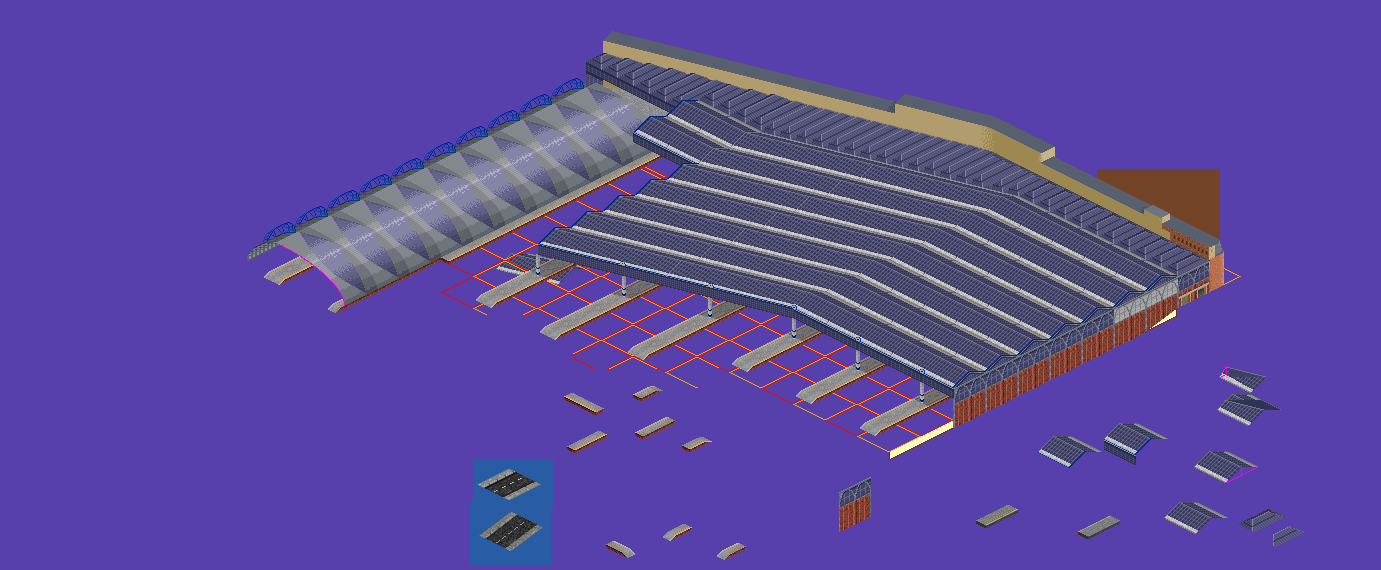
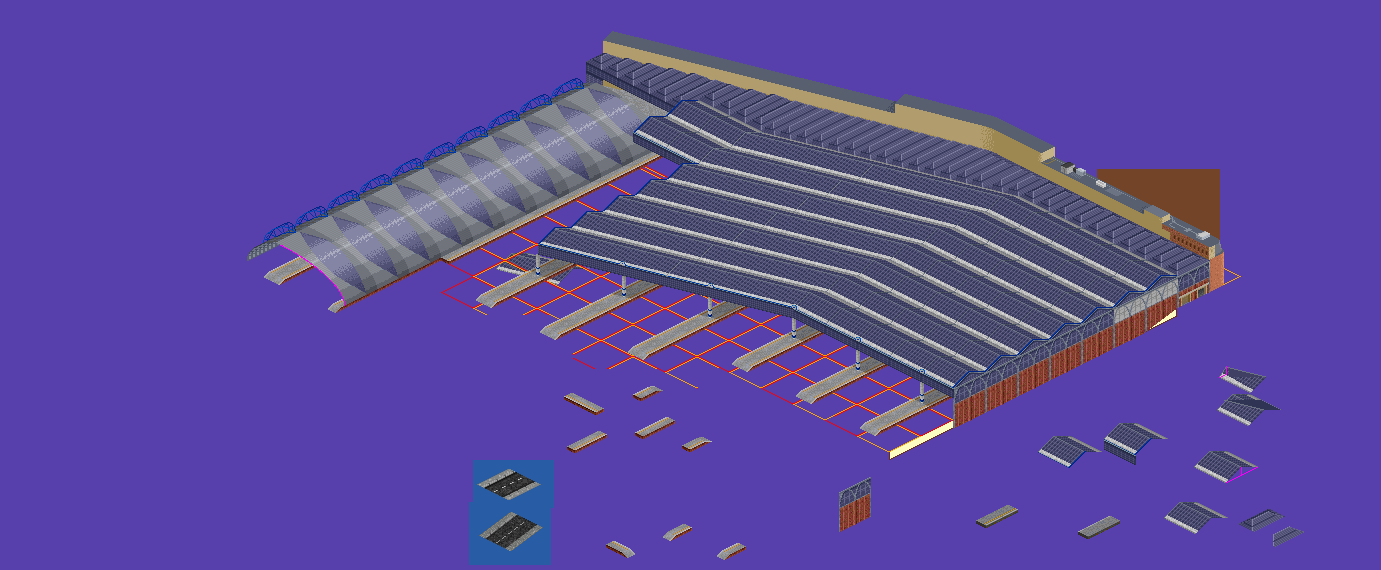
Comparing the layer stacks of the two 1381 × 570 images. Changes:
added layer "Roof guide" above "Waterloo Station Parts" over [1043, 157, 1199, 235]
painted on "Layer #5" over [1196, 231, 1210, 240]
moved "Layer #12" above "Platforms" over [586, 83, 594, 87]
